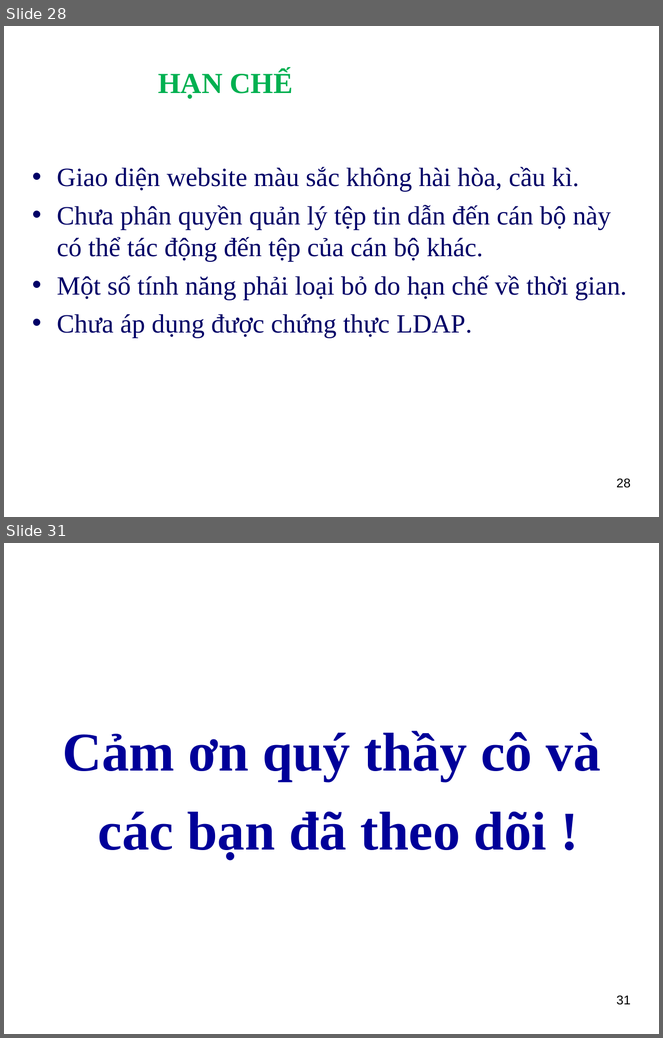
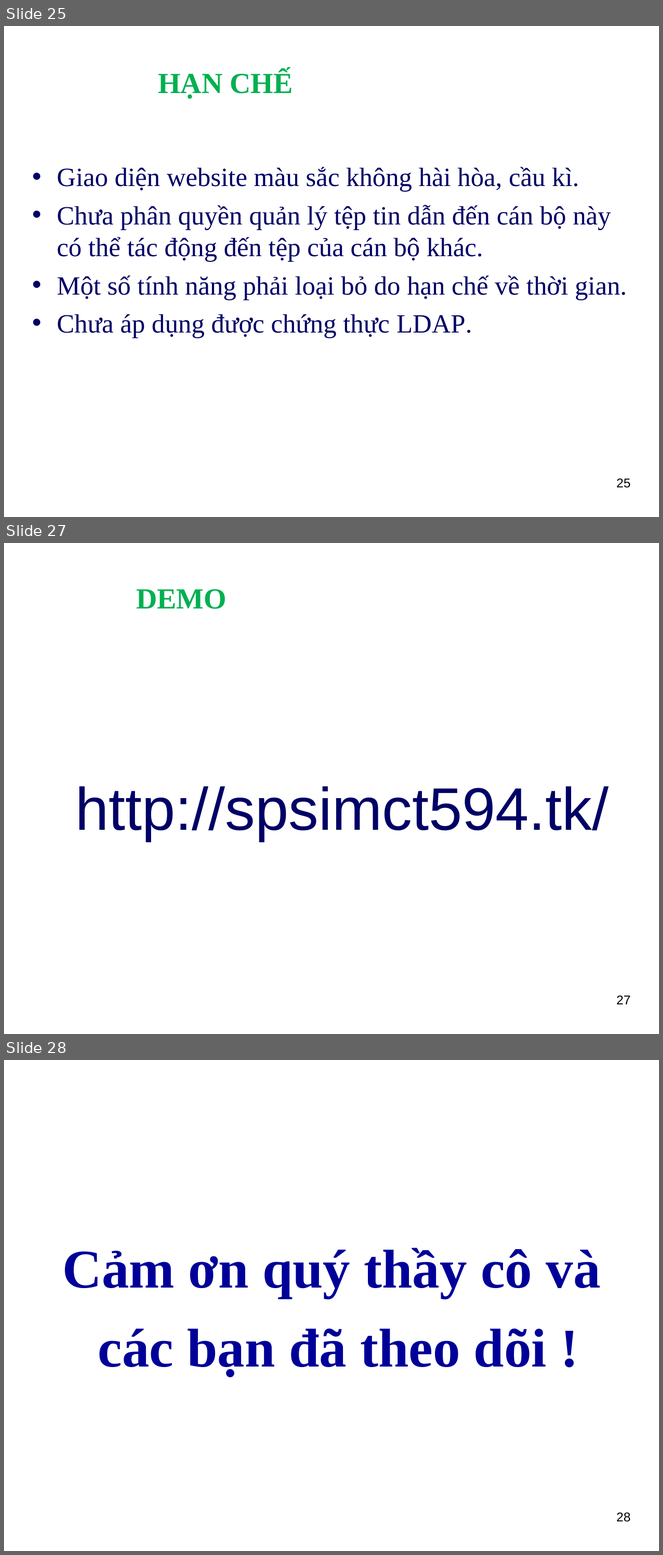
Before and after one commit to ngthuc/graduation-thesis, a slide deck: DOCUMENTS/documentations/Slide_HethongQuanlyProfileVienchucKhoaCNTT-TT_LeNguyenThucB1400731.ppt. Shown one above the other, each under a label of ours: slides 28 and 31 before the commit, slides 25, 27 and 28 after it; the slides between them are not shown. The pictures are 663x1038 and 663x1555 pixels, drawn with LibreOffice and Linux fonts; fonts in the diff are those of the drawing; background and template pictures are left out. Boxes give left, top, right and bottom in pixels: in the first picture for what was removed or moved away, otherwise in the second. Text is boxed around its words. In the diff, an @@ line names an element or a change of style, - is before the commit and + after.

```diff
--- a/DOCUMENTS/documentations/Slide_HethongQuanlyProfileVienchucKhoaCNTT-TT_LeNguyenThucB1400731.ppt
+++ b/DOCUMENTS/documentations/Slide_HethongQuanlyProfileVienchucKhoaCNTT-TT_LeNguyenThucB1400731.ppt
@@ slide 27 added at (x1=4, y1=543, x2=659, y2=1034), background picture (left out) @@
@@ title added at (x1=136, y1=589, x2=227, y2=609), 32 pt, text #00B050, bold @@
+DEMO
@@ text added at (x1=75, y1=786, x2=609, y2=841), 66 pt, text #000066 @@
+http://spsimct594.tk/
@@ page number added at (x1=617, y1=996, x2=631, y2=1005), 14 pt, text #000000 @@
+27
@@ what was slide 28 is now slide 25 @@
@@ page number at (x1=617, y1=479, x2=631, y2=488): text changed @@
-28
+25
@@ what was slide 31 is now slide 28 @@
@@ page number at (x1=617, y1=1513, x2=631, y2=1522): text changed @@
-31
+28
```
Also in this commit, not shown: 2 slides changed, 2 other slides added, 6 slides removed, 3 other files.
